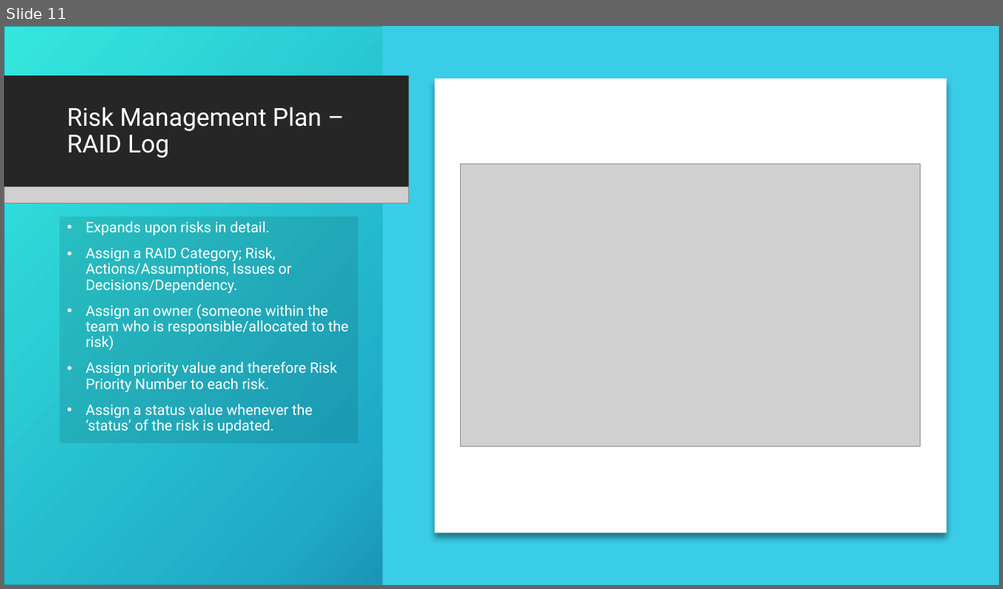
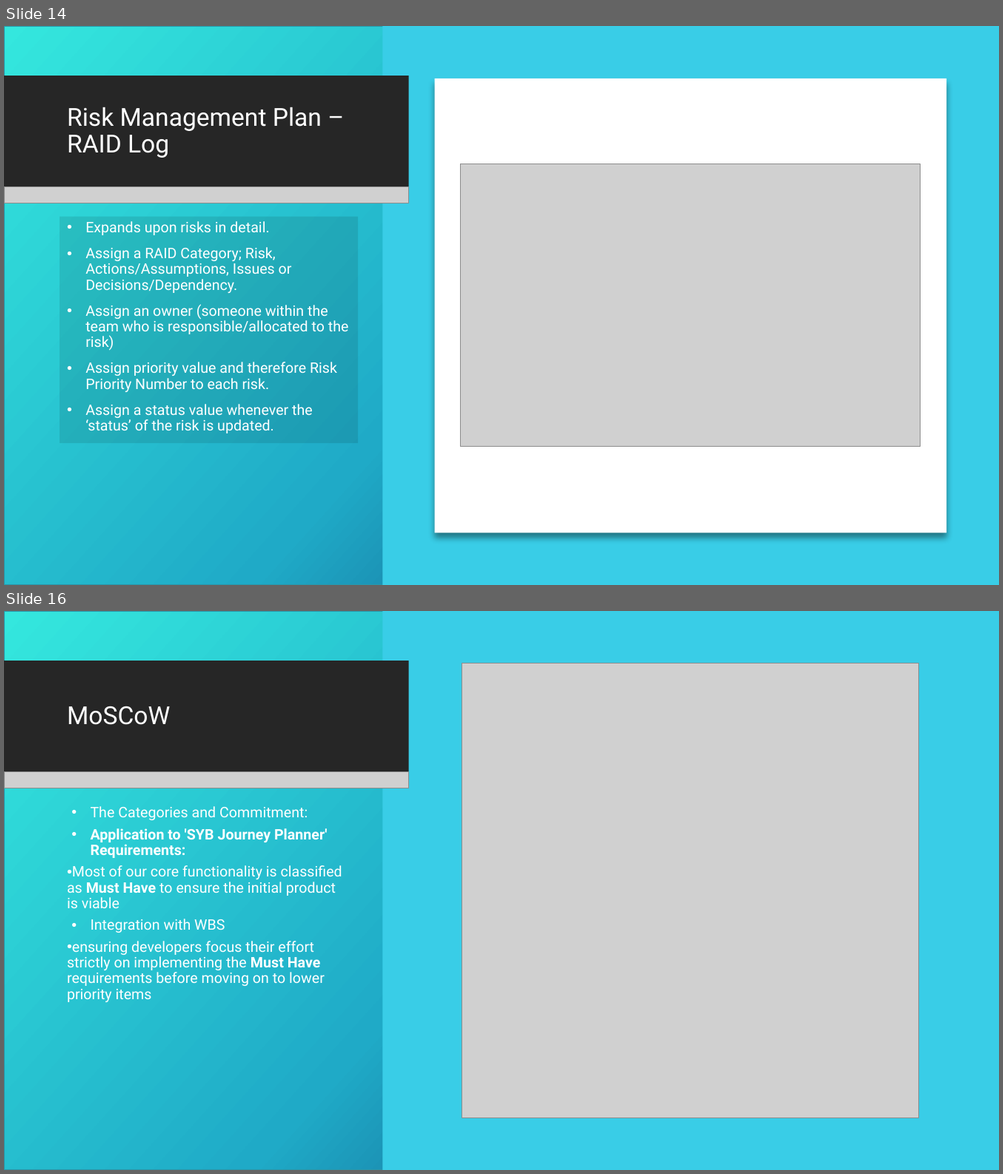
Before and after one commit to c3026923/south-yorkshire-bus-journey-planner, a slide deck: SY Bus Journey Planner Presentation.pptx. Shown one above the other, each under a label of ours: slide 11 before the commit, slides 14 and 16 after it; the slides between them are not shown. The pictures are 1003x589 and 1003x1174 pixels, drawn with LibreOffice and Linux fonts; fonts in the diff are those of the drawing; grey boxes stand for pictures; background and template pictures are left out. Boxes give left, top, right and bottom in pixels: in the first picture for what was removed or moved away, otherwise in the second. Text is boxed around its words. In the diff, an @@ line names an element or a change of style, - is before the commit and + after.

```diff
--- a/SY Bus Journey Planner Presentation.pptx
+++ b/SY Bus Journey Planner Presentation.pptx
@@ slide 16 added at (x1=4, y1=611, x2=999, y2=1170), background picture (left out); not listed: 2 template elements that a slide beside it also shows @@
@@ rectangle added at (x1=4, y1=611, x2=999, y2=1170), fill gradient #36E6DD to #21ABC8 to #0C2263, outline #2A98AB 1 pt @@
@@ rectangle added at (x1=382, y1=611, x2=999, y2=1170), fill #39CDE7 @@
@@ rectangle added at (x1=4, y1=661, x2=408, y2=773), fill #262626 @@
@@ picture added at (x1=462, y1=664, x2=919, y2=1119) @@
@@ title added at (x1=67, y1=706, x2=170, y2=725), 24 pt, text #FFFFFF @@
+MoSCoW
@@ picture added at (x1=4, y1=772, x2=408, y2=788) @@
@@ text added at (x1=67, y1=806, x2=342, y2=1002), 14 pt, text #FFFFFF @@
+• The Categories and Commitment:
+• Application to 'SYB Journey Planner' Requirements:
+• Most of our core functionality is classified as Must Have to ensure the initial product is viable
+• Integration with WBS
+• ensuring developers focus their effort strictly on implementing the Must Have requirements before moving on to lower priority items
@@ what was slide 11 is now slide 14 @@
```
Also in this commit, not shown: 2 slides changed, 6 other slides added, 3 slides removed.
